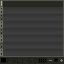
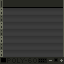
Two versions of the same layered image (64px x 64px). Layer-by-layer changes:
painted on "Background" over [0, 0, 63, 57]
